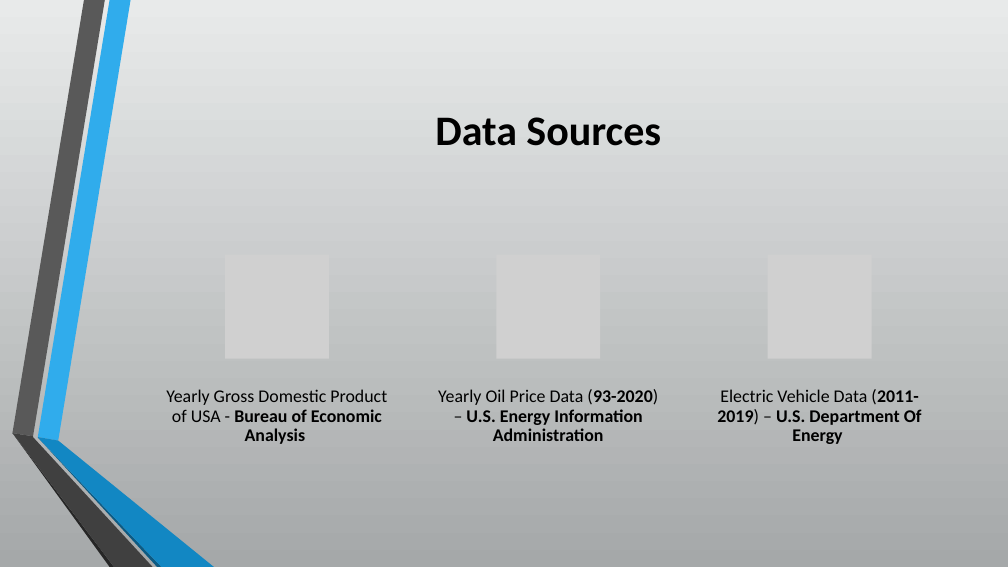
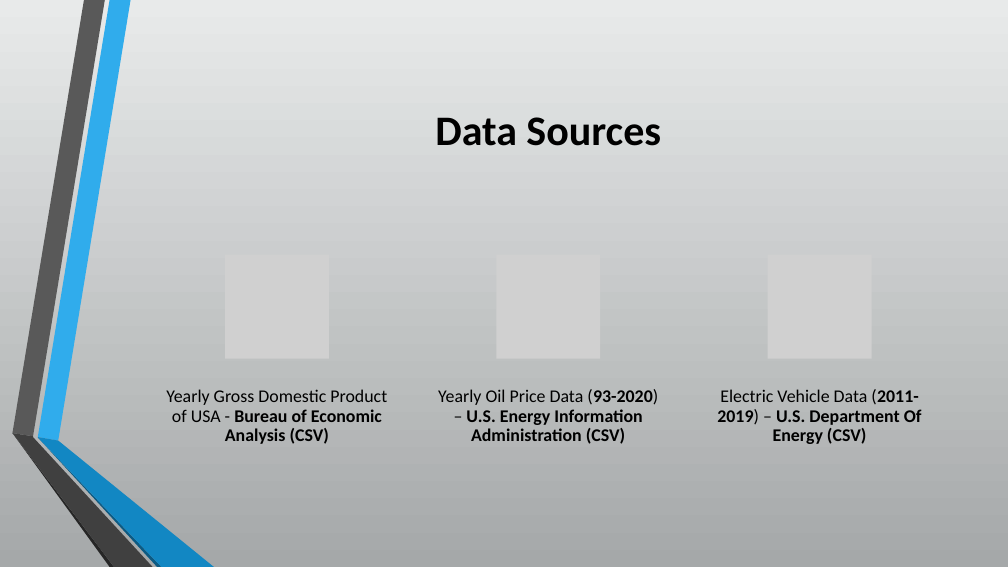
Before and after one commit to ssalguero626/Project-1, a slide deck: slide 4 of Project Power Point.pptx. Drawn at 1008x567 pixels with LibreOffice and Linux fonts; fonts in the diff are those of the drawing; grey boxes stand for pictures. Boxes give left, top, right and bottom in pixels: in the first picture for what was removed or moved away, otherwise in the second. Text is boxed around its words. In the diff, an @@ line names an element or a change of style, - is before the commit and + after.

```diff
--- a/Project Power Point.pptx
+++ b/Project Power Point.pptx
@@ text at [166, 389, 387, 444]: text changed @@
-Yearly Gross Domestic Product of USA - Bureau of Economic Analysis
+Yearly Gross Domestic Product of USA - Bureau of Economic Analysis (CSV)
@@ text at [438, 389, 658, 444]: text changed @@
-Yearly Oil Price Data (93-2020) – U.S. Energy Information Administration
+Yearly Oil Price Data (93-2020) – U.S. Energy Information Administration (CSV)
@@ text at [717, 389, 922, 444]: text changed @@
-Electric Vehicle Data (2011-2019) – U.S. Department Of Energy
+Electric Vehicle Data (2011-2019) – U.S. Department Of Energy (CSV)
```
Also in this commit, not shown: 2 other slides changed.
